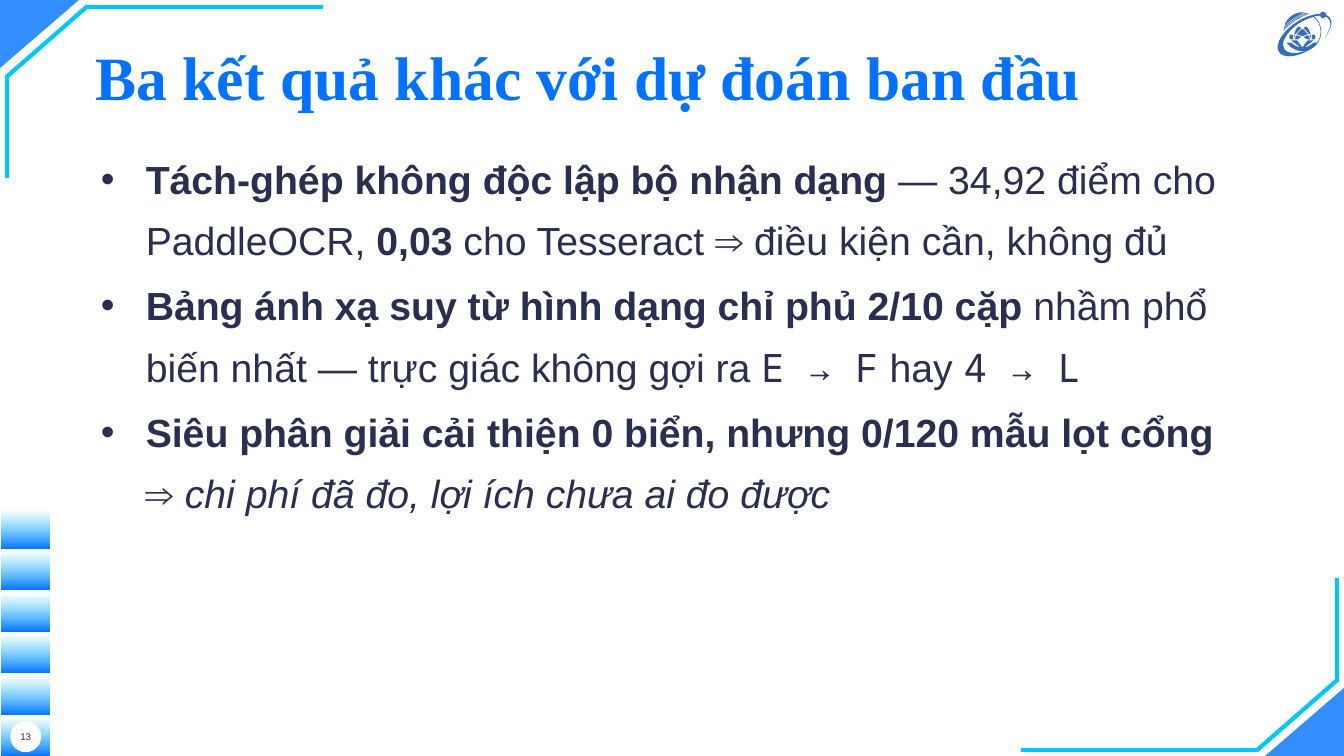
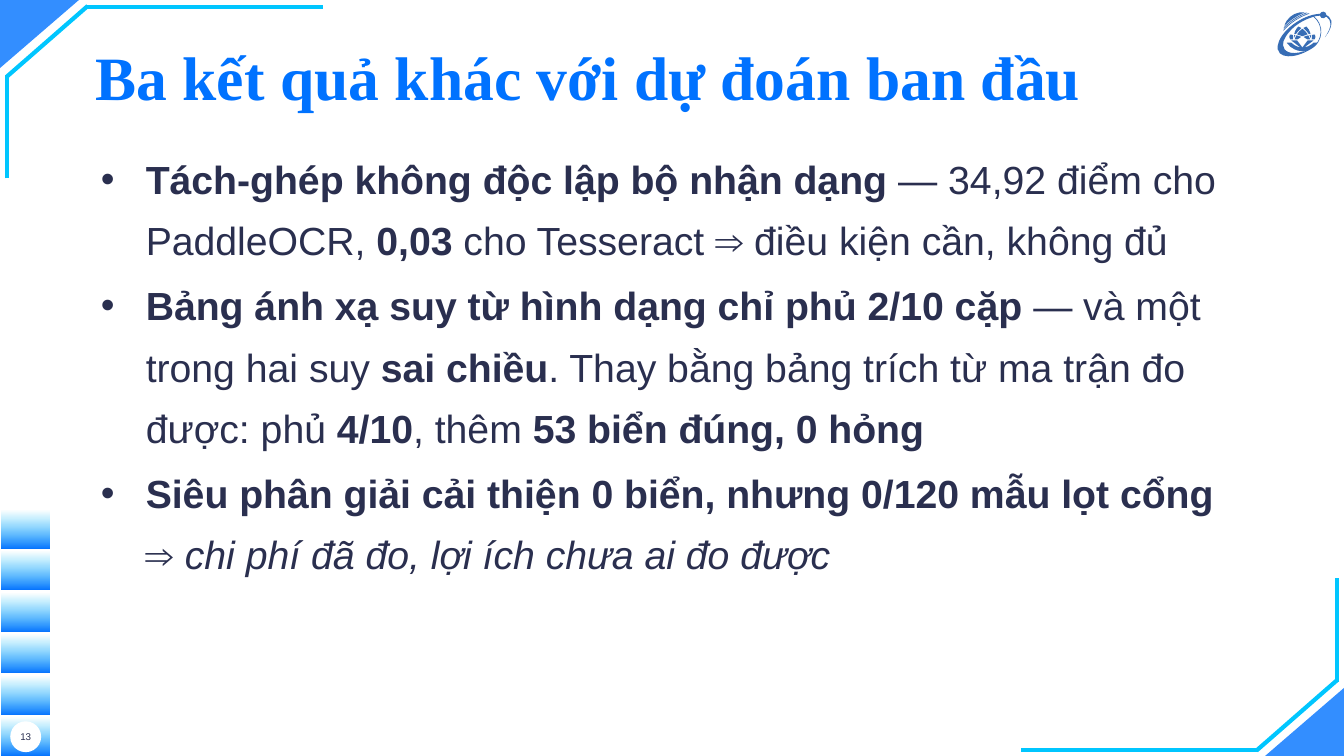
Before and after one commit to hieunguyen2604/alpr-do-an-mon-hoc, a slide deck: slide 13 of docs/slides/12-slides-mon-hoc.pptx. Drawn at 1344x756 pixels with LibreOffice and Linux fonts; fonts in the diff are those of the drawing; background and template pictures are left out. Boxes give left, top, right and bottom in pixels: in the first picture for what was removed or moved away, otherwise in the second. Text is boxed around its words. In the diff, an @@ line names an element or a change of style, - is before the commit and + after.

```diff
--- a/docs/slides/12-slides-mon-hoc.pptx
+++ b/docs/slides/12-slides-mon-hoc.pptx
@@ text at bbox=[146, 290, 1200, 451]: text changed; bold on @@
-• Bảng ánh xạ suy từ hình dạng chỉ phủ 2/10 cặp nhầm phổ biến nhất — trực giác không gợi ra E → F hay 4 → L
+• Bảng ánh xạ suy từ hình dạng chỉ phủ 2/10 cặp — và một trong hai suy sai chiều. Thay bằng bảng trích từ ma trận đo được: phủ 4/10, thêm 53 biển đúng, 0 hỏng
```
Also in this commit, not shown: 13 other files.
